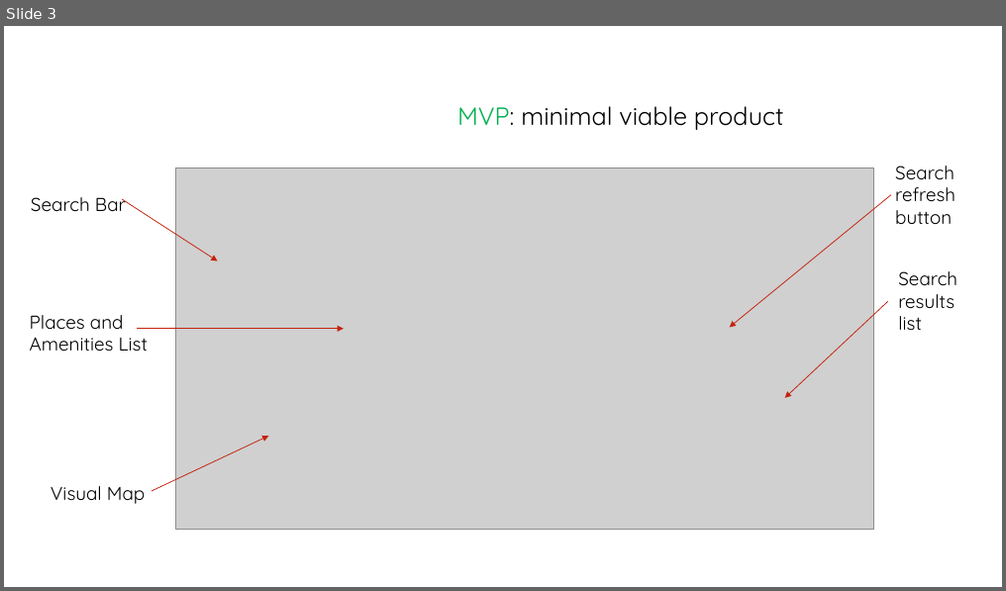
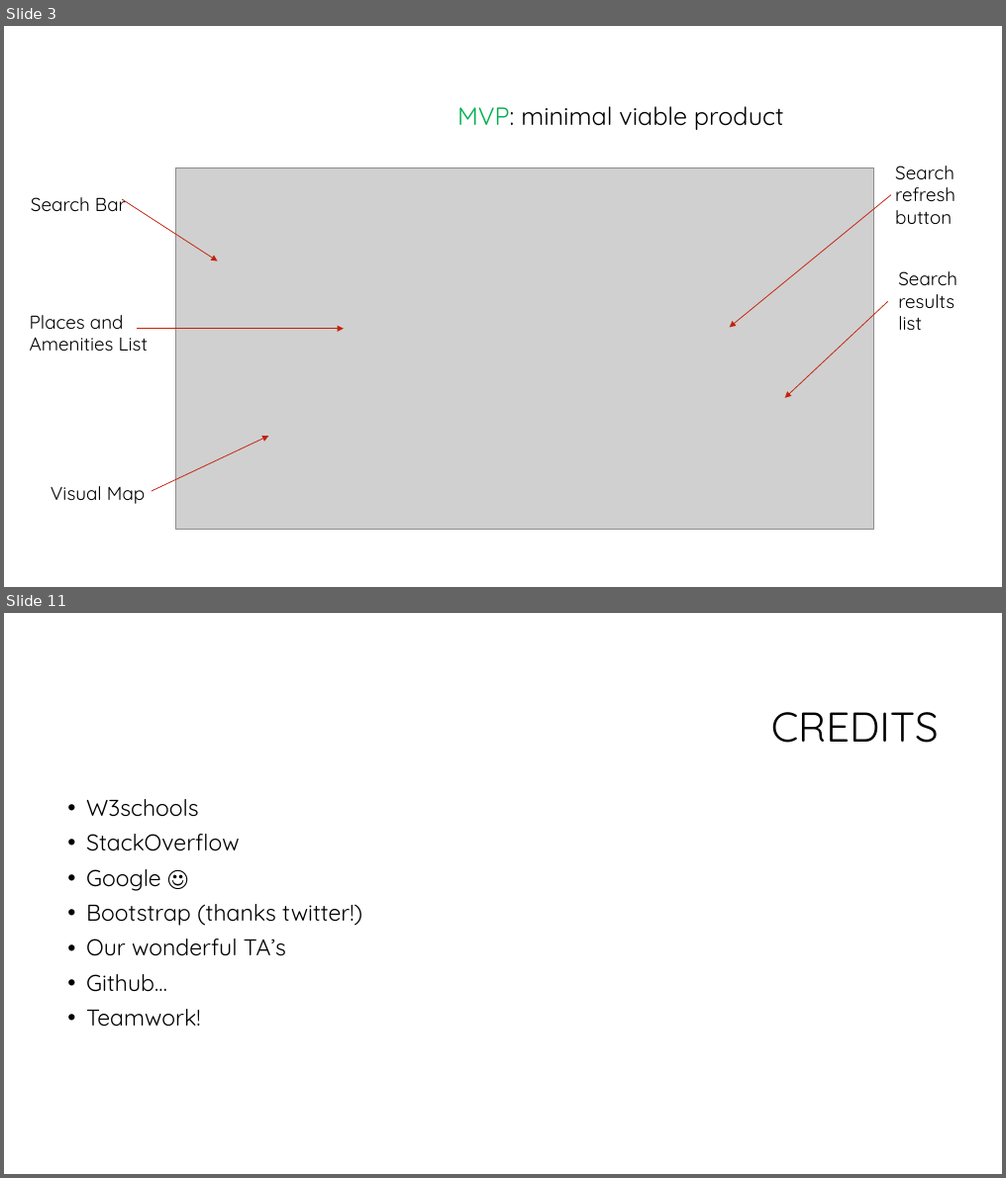
Before and after one commit to Zoocko42/skrongproject1, a slide deck: media/Project-1.pptx. Shown one above the other, each under a label of ours: slide 3 before the commit, slides 3 and 11 after it; the slides between them are not shown. The pictures are 1006x591 and 1006x1178 pixels, drawn with LibreOffice and Linux fonts; fonts in the diff are those of the drawing; grey boxes stand for pictures; background and template pictures are left out. Boxes give left, top, right and bottom in pixels: in the first picture for what was removed or moved away, otherwise in the second. Text is boxed around its words. In the diff, an @@ line names an element or a change of style, - is before the commit and + after.

```diff
--- a/media/Project-1.pptx
+++ b/media/Project-1.pptx
@@ slide 11 added at (x1=4, y1=613, x2=1002, y2=1174), background #FFFFFF @@
@@ title added at (x1=771, y1=712, x2=939, y2=743), 40 pt, text #000000 @@
+CREDITS
@@ text added at (x1=86, y1=799, x2=362, y2=1027), 22 pt, text #000000 @@
+• W3schools
+• StackOverflow
+• Google ☺
+• Bootstrap (thanks twitter!)
+• Our wonderful TA’s
+• Github…
+• Teamwork!
```
Also in this commit, not shown: 6 slides changed, 2 other slides added, 1 slide removed.
